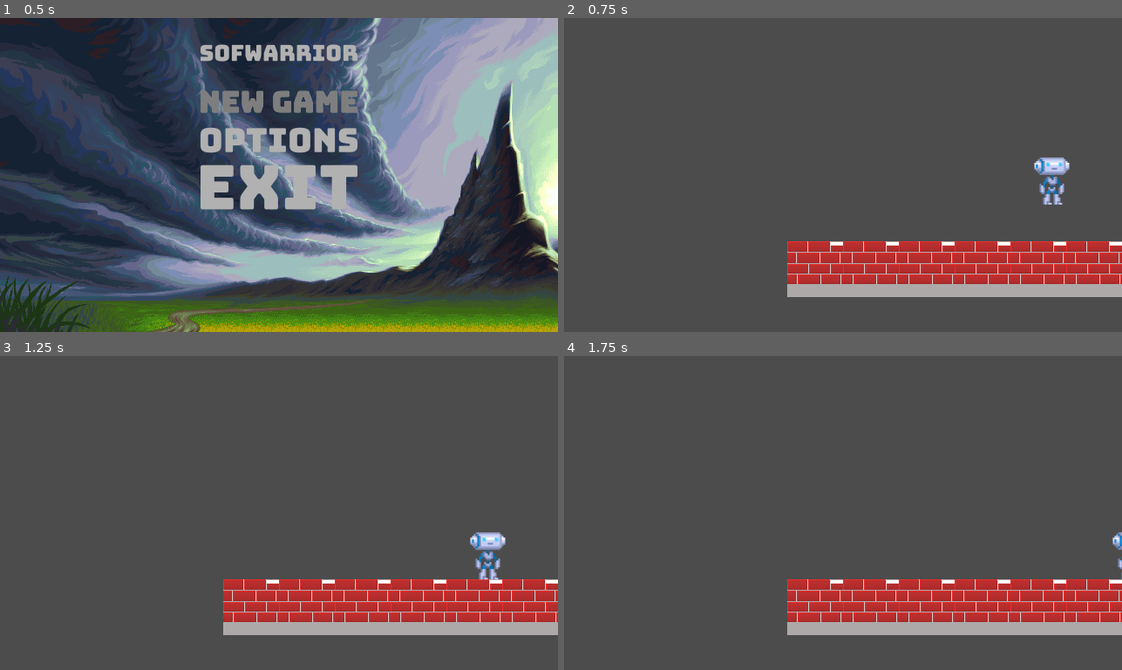
Above: before the commit, frames 1-4 (two rows, left to right).
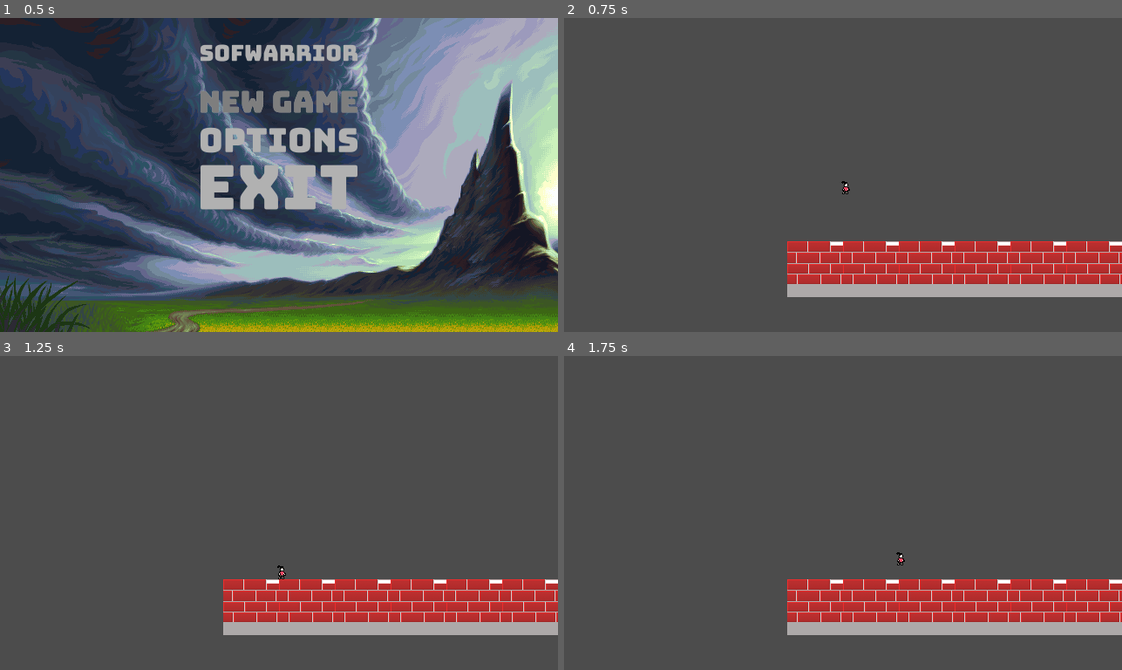
Above: after the commit, the same moments.

Repository: marcelo-lemos/Softwarrior
Game: Godot game, scene res://Nodes/UI/TitleScreen.tscn
Two runs of this game, one before a commit and one after it. Both use one fixed random seed, a clock stepped at 60 frames per second and the inputs below.
Inputs (mouse positions are in pixels of both pictures, inside the frame that each line leads up to):
- Up to frame 1 (0.5 s): no input
- Up to frame 2 (0.75 s): click (843, 102) at 0.5 s
- Up to frame 3 (1.25 s): no input
- Up to frame 4 (1.75 s): tap Enter (ui_accept) at 1.25 s; hold Right (ui_right) from 1.28 s (still down); tap Z (jump, bound only after the commit) at 1.35, 1.52 s

Frame 1 is identical in both runs. In frame 2, 0.6% of the frame differs, in the area x 49-91%, y 44-60%; in frame 3, 0.6%, in the area x 49-91%, y 56-72%; in frame 4, 0.1%.

Commit message:
maquina de estados basica

Diff:
--- /dev/null
+++ b/game/Nodes/Characters/BaseChar.tscn
@@ -0,0 +1,18 @@
+[gd_scene load_steps=3 format=2]
+
+[ext_resource path="res://Nodes/Characters/BaseController.gd" type="Script" id=1]
+
+[sub_resource type="CapsuleShape2D" id=1]
+
+[node name="BaseChar" type="KinematicBody2D"]
+collision_layer = 4
+script = ExtResource( 1 )
+
+[node name="Sprite" type="AnimatedSprite" parent="."]
+
+[node name="Node2D" type="Node2D" parent="."]
+
+[node name="Area2D" type="Area2D" parent="."]
+
+[node name="CollisionShape2D" type="CollisionShape2D" parent="Area2D"]
+shape = SubResource( 1 )
--- /dev/null
+++ b/game/Nodes/Characters/BaseController.gd
@@ -0,0 +1,22 @@
+extends KinematicBody2D
+
+const SLOPE_SLIDE_STOP = 25
+
+var linear_vel = Vector2()
+var floor_normal = Vector2.UP
+var gravity = 900.0 #talvez mudar
+var stateMachine : StateMachine
+onready var sprite = $Sprite
+#talvez o Raycast ainda vai ser util
+#onready var raycast_manager = $RaycastManager
+func _ready():
+	stateMachine = load("res://Scripts/StateMachine/StateMachine.gd").new(self,sprite)
+
+func move():
+	linear_vel = move_and_slide(linear_vel, floor_normal, SLOPE_SLIDE_STOP)
+
+func apply_gravity(delta):
+	linear_vel += gravity * delta * -floor_normal
+
+func _physics_process(delta):
+	stateMachine.update(delta)
--- a/game/Nodes/Characters/GenericCharacter.gd
+++ /dev/null
@@ -1,31 +0,0 @@
-extends KinematicBody2D
-
-const GRAVITY = 10.0
-const WALK_SPEED = 200
-
-
-var velocity = Vector2()
-
-
-# Called when the node enters the scene tree for the first time.
-func _ready():
-	pass # Replace with function body.
-
-func _physics_process(delta):
-	velocity.y += GRAVITY
-
-	if Input.is_action_pressed("ui_left"):
-		velocity.x = -WALK_SPEED
-	elif Input.is_action_pressed("ui_right"):
-		velocity.x = WALK_SPEED
-	else:
-		velocity.x = 0
-
-	if is_on_floor():
-		if Input.is_action_just_pressed("ui_up"):
-			velocity.y = -400
-	velocity = move_and_slide(velocity, Vector2(0, -1))
-
-# Called every frame. 'delta' is the elapsed time since the previous frame.
-#func _process(delta):
-#	pass
--- a/game/Nodes/Characters/GenericCharacter.tscn
+++ /dev/null
@@ -1,10 +0,0 @@
-[gd_scene format=2]
-
-[node name="GenericCharacter" type="KinematicBody2D"]
-__meta__ = {
-"_edit_group_": true
-}
-
-[node name="Sprite" type="Sprite" parent="."]
-
-[node name="CollisionShape2D" type="CollisionShape2D" parent="."]
--- a/game/Nodes/Characters/MainCharacter.gd
+++ /dev/null
@@ -1,13 +0,0 @@
-extends Node2D
-
-# Declare member variables here. Examples:
-# var a = 2
-# var b = "text"
-
-# Called when the node enters the scene tree for the first time.
-func _ready():
-	pass # Replace with function body.
-
-# Called every frame. 'delta' is the elapsed time since the previous frame.
-#func _process(delta):
-#	pass
--- a/game/Nodes/Characters/MainCharacter.tscn
+++ /dev/null
@@ -1,24 +0,0 @@
-[gd_scene load_steps=5 format=2]
-
-[ext_resource path="res://Nodes/Characters/GenericCharacter.tscn" type="PackedScene" id=1]
-[ext_resource path="res://Nodes/Characters/GenericCharacter.gd" type="Script" id=2]
-[ext_resource path="res://Assets/Sprites/char.png" type="Texture" id=3]
-
-[sub_resource type="RectangleShape2D" id=1]
-extents = Vector2( 18.2533, 26.6643 )
-
-[node name="MainCharacter" type="Node2D"]
-
-[node name="GenericCharacter" parent="." instance=ExtResource( 1 )]
-position = Vector2( 561.45, 175.75 )
-script = ExtResource( 2 )
-
-[node name="Sprite" parent="GenericCharacter" index="0"]
-texture = ExtResource( 3 )
-
-[node name="CollisionShape2D" parent="GenericCharacter" index="1"]
-position = Vector2( -1.6, 2.06 )
-shape = SubResource( 1 )
-
-
-[editable path="GenericCharacter"]
--- /dev/null
+++ b/game/Nodes/Characters/Player/Player.tscn
@@ -0,0 +1,59 @@
+[gd_scene load_steps=10 format=2]
+
+[ext_resource path="res://Nodes/Characters/BaseChar.tscn" type="PackedScene" id=1]
+[ext_resource path="res://Nodes/Characters/Player/PlayerController.gd" type="Script" id=2]
+[ext_resource path="res://Assets/Sprites/MC/MapCharIdle0000.png" type="Texture" id=3]
+[ext_resource path="res://Assets/Sprites/MC/MapCharIdle0002.png" type="Texture" id=4]
+[ext_resource path="res://Assets/Sprites/MC/MapCharIdle0001.png" type="Texture" id=5]
+[ext_resource path="res://Assets/Sprites/MC/MapCharIdle0003.png" type="Texture" id=6]
+
+[sub_resource type="SpriteFrames" id=1]
+animations = [ {
+"frames": [  ],
+"loop": true,
+"name": "empty",
+"speed": 5.0
+}, {
+"frames": [ ExtResource( 3 ) ],
+"loop": true,
+"name": "idle",
+"speed": 5.0
+}, {
+"frames": [ ExtResource( 4 ) ],
+"loop": true,
+"name": "jump_up",
+"speed": 5.0
+}, {
+"frames": [ ExtResource( 5 ) ],
+"loop": true,
+"name": "jump_down",
+"speed": 5.0
+}, {
+"frames": [ ExtResource( 6 ) ],
+"loop": true,
+"name": "walk",
+"speed": 5.0
+} ]
+
+[sub_resource type="RectangleShape2D" id=2]
+extents = Vector2( 7.117, 8.02795 )
+
+[sub_resource type="RectangleShape2D" id=3]
+extents = Vector2( 7.117, 8.01 )
+
+[node name="Player" instance=ExtResource( 1 )]
+script = ExtResource( 2 )
+
+[node name="Sprite" parent="." index="0"]
+frames = SubResource( 1 )
+animation = "walk"
+
+[node name="CollisionShape2D" parent="Area2D" index="0"]
+position = Vector2( -1, 0 )
+shape = SubResource( 2 )
+
+[node name="StandShape" type="CollisionShape2D" parent="." index="3"]
+position = Vector2( -1, 0 )
+shape = SubResource( 3 )
+
+[node name="Camera2D" type="Camera2D" parent="." index="4"]
--- /dev/null
+++ b/game/Nodes/Characters/Player/PlayerController.gd
@@ -0,0 +1,35 @@
+extends "res://Nodes/Characters/BaseController.gd"
+enum{RIGHT = 1, LEFT = -1, UP = -1, DOWN = 1}
+enum State{
+	WALK,
+	JUMP
+}
+
+const GROUND_LERP_WEIGTH = 0.3
+const AIR_LERP_WEIGTH = 0.08
+const PURE_WALK_SPEED = 160
+const AIR_MOVE_SPEED = 160
+const PURE_JUMP_MAX  = 380
+
+onready var animation_player = $AnimationPlayer
+onready var camera = $Camera2D
+onready var standing_hitbox : CollisionShape2D = $StandShape
+
+var jump_var_height = 100
+var player_state = State.WALK
+
+var afterAnimationState = "walk"
+var respawnPoint
+var game
+
+var walk_state = load("res://Scripts/StateMachine/PlayerState/PlayerWalkState.gd")
+var jump_state = load("res://Scripts/StateMachine/PlayerState/PlayerJumpState.gd")
+
+func _ready():
+	._ready()
+	stateMachine.add_state(walk_state.new(),"walk")
+	stateMachine.add_state(jump_state.new(),"jump")
+	stateMachine.change_state("walk")
+
+func jump(jump_height):
+	linear_vel.y = -jump_height
--- a/game/Nodes/Stages/StageSelect.tscn
+++ b/game/Nodes/Stages/StageSelect.tscn
@@ -73,7 +73,6 @@
 [node name="Selector" type="AnimatedSprite" parent="."]
 position = Vector2( 9.02637, -8.17777 )
 frames = SubResource( 4 )
-frame = 2
 playing = true
 
 [node name="Tween" type="Tween" parent="."]
--- a/game/Nodes/Stages/TestStage.tscn
+++ b/game/Nodes/Stages/TestStage.tscn
@@ -1,7 +1,7 @@
 [gd_scene load_steps=3 format=2]
 
 [ext_resource path="res://Nodes/Stages/Tileset/tileset.res" type="TileSet" id=1]
-[ext_resource path="res://Nodes/Characters/MainCharacter.tscn" type="PackedScene" id=2]
+[ext_resource path="res://Nodes/Characters/Player/Player.tscn" type="PackedScene" id=2]
 
 [node name="TestScene" type="Node"]
 
@@ -11,3 +11,4 @@
 tile_data = PoolIntArray( 262148, 0, 0, 262149, 0, 0, 262150, 0, 0, 262151, 0, 0, 262152, 0, 0, 262153, 0, 0, 262154, 0, 0, 262155, 0, 0, 262156, 0, 0 )
 
 [node name="MainCharacter" parent="." instance=ExtResource( 2 )]
+position = Vector2( 323.36, 182.723 )
--- a/game/Nodes/Stages/Tileset/tileset_edit.tscn
+++ b/game/Nodes/Stages/Tileset/tileset_edit.tscn
@@ -1,6 +1,7 @@
 [gd_scene load_steps=2 format=2]
 
-[ext_resource path="res://tileset.png" type="Texture" id=1]
+[ext_resource path="res://Assets/Sprites/tileset.png" type="Texture" id=1]
+
 
 [node name="Node" type="Node" index="0"]
 
--- a/game/Nodes/UI/TitleScreen.tscn
+++ b/game/Nodes/UI/TitleScreen.tscn
@@ -63,5 +63,6 @@
 margin_bottom = 148.0
 texture_normal = ExtResource( 8 )
 texture_focused = ExtResource( 9 )
+
 [connection signal="pressed" from="MarginContainer/VBoxContainer/VBoxContainer/TextureButton" to="." method="_on_TextureButton_pressed"]
 [connection signal="pressed" from="MarginContainer/VBoxContainer/VBoxContainer/TextureButton3" to="." method="_on_TextureButton3_pressed"]
--- /dev/null
+++ b/game/Scripts/StateMachine/PlayerState/BasePlayerState.gd
@@ -0,0 +1,58 @@
+extends "res://Scripts/StateMachine/State.gd"
+class_name BasePlayerState
+
+var animation_player
+func check_horizontal_direction():
+	if Input.is_action_pressed("ui_left"):
+		return Vector2.LEFT
+	elif Input.is_action_pressed("ui_right"):
+		return Vector2.RIGHT
+	return Vector2.ZERO
+
+func check_vertical_direction():
+	if Input.is_action_pressed("ui_up"):
+		print("UP IS BEING PRESSED")
+		return Vector2.UP
+	elif Input.is_action_pressed("ui_down"):
+		print("DOWN IS BEING PRESSED")
+		return Vector2.DOWN
+	return Vector2.ZERO
+
+func check_direction():
+	return check_horizontal_direction() + check_vertical_direction()
+
+func check_direction_normalized():
+	return check_direction().normalized()
+
+func check_jump_cut(jump_height):
+	if body.linear_vel.y < -jump_height:
+		body.linear_vel.y = -jump_height
+
+func check_jump(jump_height, check_floor = true):
+	if(Input.is_action_just_pressed("jump")):
+		print("Jumping...")
+		body.jump(jump_height)
+		#animation_player.play("Stretch")
+		machine.change_state("jump")
+		return true
+	if(!body.is_on_floor() and check_floor):
+		machine.change_state("jump")
+		return true
+
+func state_enter():
+	sprite.flip_v = false
+	animation_player = body.animation_player
+	#sprite.flip_h = false
+	body.floor_normal = Vector2.UP
+
+func check_sprite_dir():
+	if body.linear_vel.x > 0:
+		sprite.flip_h = false
+	elif body.linear_vel.x < 0:
+		sprite.flip_h = true
+
+func check_sprite_dir_v():
+	if body.linear_vel.y > 0:
+		sprite.flip_v = true
+	elif body.linear_vel.y < 0:
+		sprite.flip_v = false
--- /dev/null
+++ b/game/Scripts/StateMachine/PlayerState/PlayerJumpState.gd
@@ -0,0 +1,25 @@
+extends "res://Scripts/StateMachine/PlayerState/BasePlayerState.gd"
+class_name PlayerJumpState
+
+func update(delta) :
+	.update(delta)
+	var hvel = check_horizontal_direction() * body.AIR_MOVE_SPEED
+	body.linear_vel.x = lerp(body.linear_vel.x,hvel.x,0.15)
+	body.move()
+	body.apply_gravity(delta)
+	if(Input.is_action_just_released("jump")):
+		check_jump_cut(body.jump_var_height)
+	if(body.is_on_floor()):
+		machine.change_state("walk")
+	check_sprite_dir()
+	if body.linear_vel.y <= 0:
+		sprite.animation = "jump_up"
+	else:
+		sprite.animation = "jump_down"
+func state_enter():
+	print("Jump state entered!")
+	.state_enter()
+
+func state_exit():
+	#animation_player.play("Squash")
+	.state_exit()
--- /dev/null
+++ b/game/Scripts/StateMachine/PlayerState/PlayerWalkState.gd
@@ -0,0 +1,23 @@
+extends "res://Scripts/StateMachine/PlayerState/BasePlayerState.gd"
+class_name PlayerWalkState
+
+func update(delta):
+	.update(delta)
+	body.linear_vel.y = 0
+	body.apply_gravity(delta)
+	var hvel = check_horizontal_direction() * body.PURE_WALK_SPEED
+	body.linear_vel.x = lerp(body.linear_vel.x,hvel.x,0.25)
+	body.move()
+	check_jump(body.PURE_JUMP_MAX)
+	if hvel.x == 0:
+		sprite.animation = "idle"
+	else:
+		sprite.animation = "walk"
+	check_sprite_dir()
+
+func state_enter():
+	print("Walk state entered")
+	.state_enter()
+
+func state_exit():
+	.state_exit()
--- /dev/null
+++ b/game/Scripts/StateMachine/State.gd
@@ -0,0 +1,14 @@
+extends Object
+class_name State
+
+var body
+var sprite
+var machine
+var controller
+
+func update(delta):
+	pass
+func state_enter():
+	pass
+func state_exit():
+	pass
--- /dev/null
+++ b/game/Scripts/StateMachine/StateMachine.gd
@@ -0,0 +1,38 @@
+extends Object
+class_name StateMachine
+
+var body
+var sprite
+var states = {}
+var current_state : State
+
+func _init(body, sprite):
+	self.body = body
+	self.sprite = sprite
+	self.add_state(load("res://Scripts/StateMachine/State.gd").new(),"empty")
+	self.change_state("empty")
+
+func add_state(state, key):
+	state.body = body
+	state.sprite = sprite
+	state.machine = self
+	states[key] = state
+	if current_state == null:
+		change_state(key)
+
+func update(delta):
+	if(current_state != null):
+		current_state.update(delta)
+
+func change_state(next):
+	if states.has(next):
+		if current_state != null:
+			current_state.state_exit()
+		current_state = states[next]
+		current_state.sprite.animation = next
+		current_state.state_enter()
+	else:
+		print(next + " is not a valid state.")
+
+func is_state(key):
+	return current_state == states[key]
--- a/game/project.godot
+++ b/game/project.godot
@@ -9,6 +9,21 @@
 config_version=4
 
 _global_script_classes=[ {
+"base": "Object",
+"class": "BasePlayerState",
+"language": "GDScript",
+"path": "res://Scripts/StateMachine/PlayerState/BasePlayerState.gd"
+}, {
+"base": "Object",
+"class": "PlayerJumpState",
+"language": "GDScript",
+"path": "res://Scripts/StateMachine/PlayerState/PlayerJumpState.gd"
+}, {
+"base": "Object",
+"class": "PlayerWalkState",
+"language": "GDScript",
+"path": "res://Scripts/StateMachine/PlayerState/PlayerWalkState.gd"
+}, {
 "base": "HBoxContainer",
 "class": "Scoreline",
 "language": "GDScript",
@@ -18,10 +33,25 @@
 "class": "StageData",
 "language": "GDScript",
 "path": "res://Nodes/Stages/StageData.gd"
+}, {
+"base": "Object",
+"class": "State",
+"language": "GDScript",
+"path": "res://Scripts/StateMachine/State.gd"
+}, {
+"base": "Object",
+"class": "StateMachine",
+"language": "GDScript",
+"path": "res://Scripts/StateMachine/StateMachine.gd"
 } ]
 _global_script_class_icons={
+"BasePlayerState": "",
+"PlayerJumpState": "",
+"PlayerWalkState": "",
 "Scoreline": "",
-"StageData": ""
+"StageData": "",
+"State": "",
+"StateMachine": ""
 }
 
 [application]
@@ -66,6 +96,14 @@
 "svg/scale": 1.0
 }
 
+[input]
+
+jump={
+"deadzone": 0.5,
+"events": [ Object(InputEventKey,"resource_local_to_scene":false,"resource_name":"","device":0,"alt":false,"shift":false,"control":false,"meta":false,"command":false,"pressed":false,"scancode":90,"unicode":0,"echo":false,"script":null)
+ ]
+}
+
 [rendering]
 
 quality/driver/driver_name="GLES2"
Binary file removed: game/Assets/Sprites/char.png
Not shown, removed: game/Assets/Sprites/char.png.import
